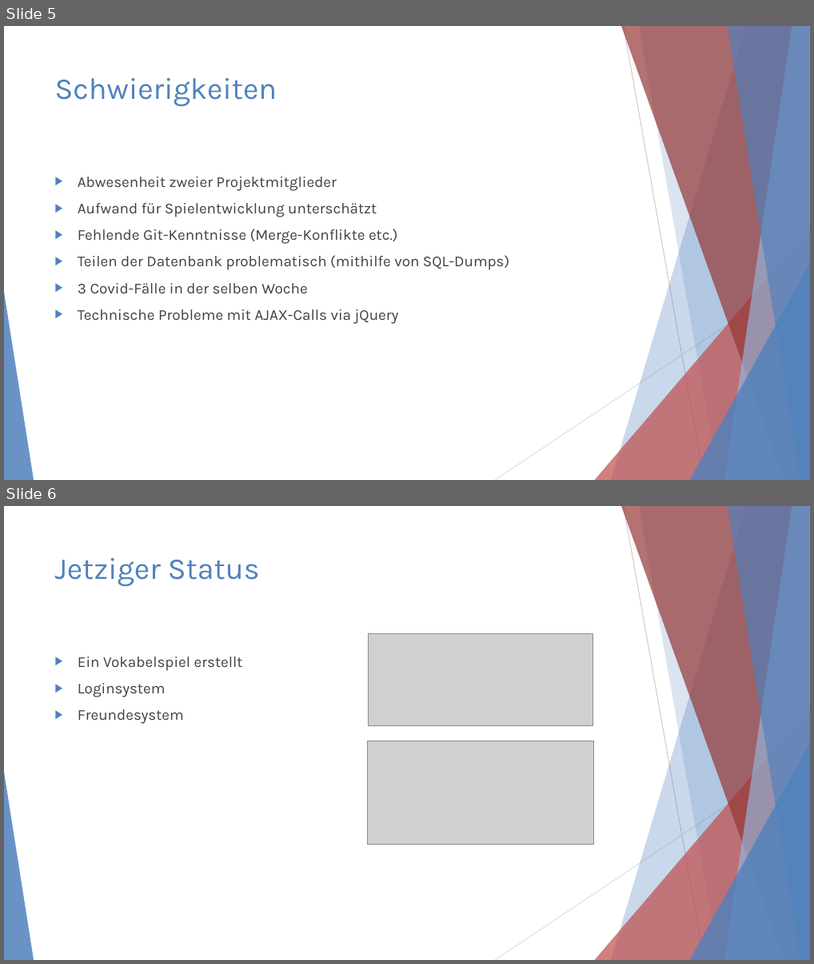
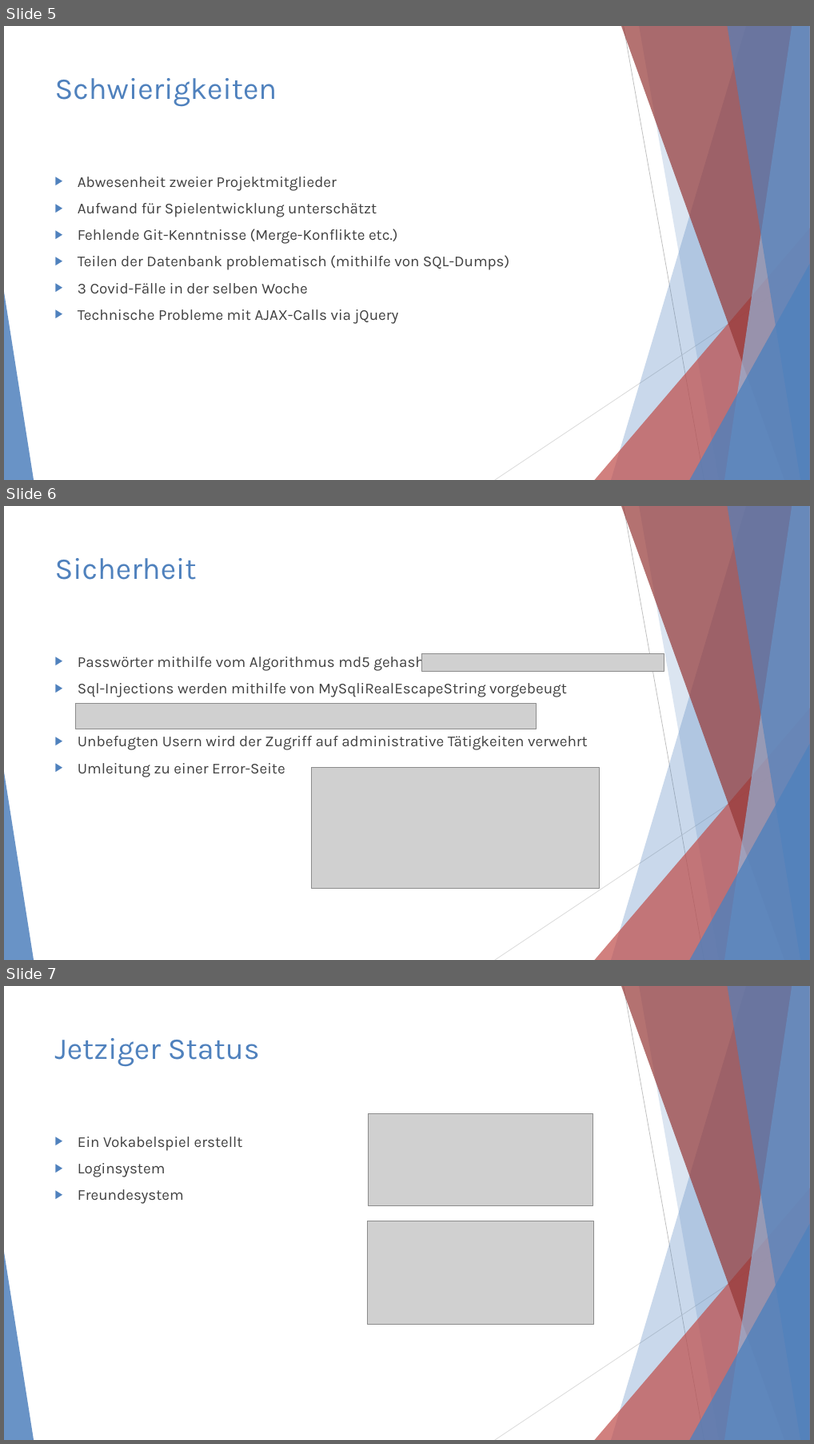
Before and after one commit to RaoulWo/studyhelp, a slide deck: artefacts/presentation/Studyhelp.pptx. Shown one above the other, each under a label of ours: slides 5 and 6 before the commit, slides 5, 6 and 7 after it. The pictures are 814x964 and 814x1444 pixels, drawn with LibreOffice and Linux fonts; fonts in the diff are those of the drawing; grey boxes stand for pictures. Boxes give left, top, right and bottom in pixels: in the first picture for what was removed or moved away, otherwise in the second. Text is boxed around its words. In the diff, an @@ line names an element or a change of style, - is before the commit and + after.

Commit message:
Powerpoint Upgedatet

```diff
--- a/artefacts/presentation/Studyhelp.pptx
+++ b/artefacts/presentation/Studyhelp.pptx
@@ slide 6 added at <box>4,506,810,960</box>, background #FFFFFF; not listed: 10 template elements that a slide beside it also shows @@
@@ title added at <box>55,558,197,580</box>, 36 pt, text #4F81BD @@
+Sicherheit
@@ text added at <box>78,653,588,777</box>, 18 pt, text #404040 @@
+▶ Passwörter mithilfe vom Algorithmus md5 gehasht
+▶ Sql-Injections werden mithilfe von MySqliRealEscapeString vorgebeugt
+▶ Unbefugten Usern wird der Zugriff auf administrative Tätigkeiten verwehrt
+▶ Umleitung zu einer Error-Seite
@@ picture added at <box>422,654,665,671</box> @@
@@ picture added at <box>75,703,536,728</box> @@
@@ picture added at <box>311,768,599,888</box> @@
@@ what was slide 6 is now slide 7 @@
```
